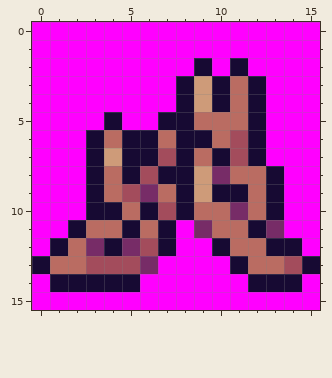
Pixel-art sprite -- Images/Items/sandals.png. Above: the version before the commit.
The file is 16x16 pixels.
New version:
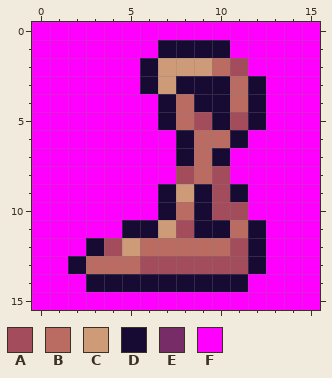
Palette (. is transparent): A #a34c5c  B #ba6c62  C #ce9b79  D #170a33  E #772c67  F #ff00ff
The exact change:
@@ x 0..15 @@
  0 FFFFFFFFFFFFFFFF
- 1 FFFFFFFFFFFFFFFF
- 2 FFFFFFFFFDFDFFFF
- 3 FFFFFFFFDCDBDFFF
- 4 FFFFFFFFDCDBDFFF
- 5 FFFFDFFDDBBBDFFF
- 6 FFFDBDDBDDBADFFF
- 7 FFFDCDDADBDADFFF
- 8 FFFDBDADDCEBBDFF
- 9 FFFDBAEBDCDDBDFF
-10 FFFDDBDADBBEBDFF
-11 FFDBBDBDFEBBDEFF
-12 FDBEDEADFFDBBDDF
-13 DBBAAAEFFFFDBBAD
-14 FDDDDDFFFFFFDDDF
+ 1 FFFFFFFDDDDFFFFF
+ 2 FFFFFFDCCCBAFFFF
+ 3 FFFFFFDCDDDBDFFF
+ 4 FFFFFFFDBDDBDFFF
+ 5 FFFFFFFDBADADFFF
+ 6 FFFFFFFFDBBDFFFF
+ 7 FFFFFFFFDBDFFFFF
+ 8 FFFFFFFFABAFFFFF
+ 9 FFFFFFFDCDADFFFF
+10 FFFFFFFDBDAAFFFF
+11 FFFFFDDCADDBDFFF
+12 FFFDACBBBBBADFFF
+13 FFDBBBAAAAAADFFF
+14 FFFDDDDDDDDDFFFF
 15 FFFFFFFFFFFFFFFF
Boxes around the changes in both pictures, in picture pixels (x1, y1, x2, y2):
changed: (32, 40, 320, 292)
